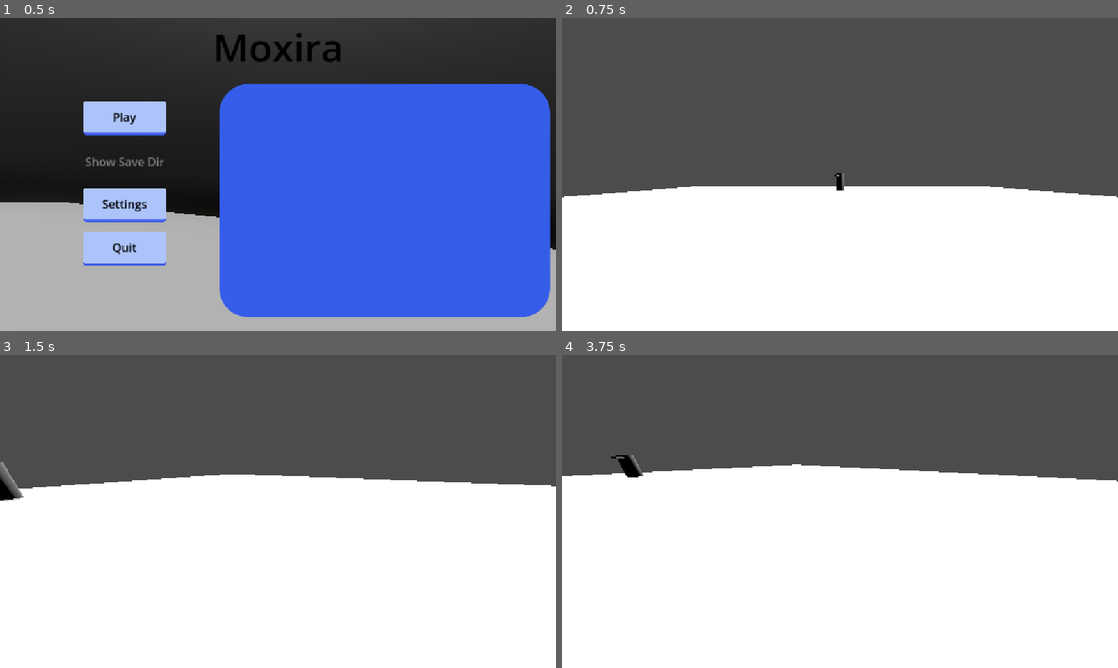
Above: before the commit, frames 1-4 (two rows, left to right).
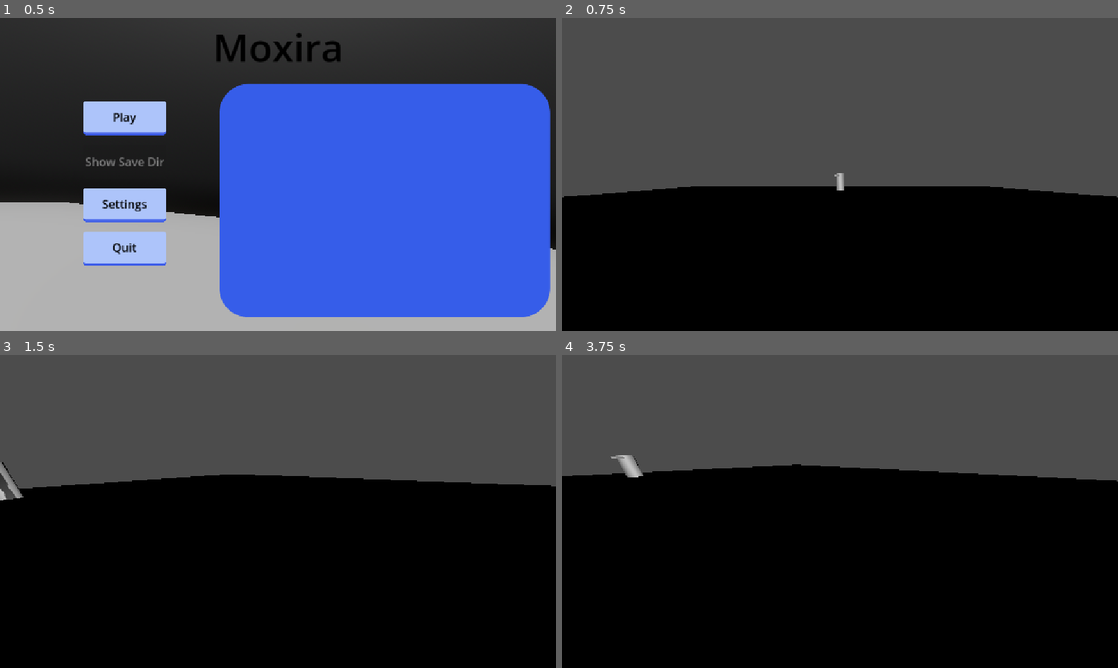
Above: after the commit, the same moments.

Repository: xi-self13/MoxiDev
Game: Godot game, scene res://UI/mainMenu.tscn
The game is run twice, just before and just after one commit, with the same random seed, the same clock (stepped at 60 frames per second) and the same inputs. Sound files missing from this copy of the repository are replaced by a short silence.
Inputs (mouse positions are in pixels of both pictures, inside the frame that each line leads up to):
- Up to frame 1 (0.5 s): no input
- Up to frame 2 (0.75 s): click "Play" at 0.5 s
- Up to frame 3 (1.5 s): tap Enter at 1.25 s; move the mouse to (305, 511) at 1.27 s; hold D (right) from 1.28 s (still down); hold Ctrl (crouch) from 1.28 s (still down)
- Up to frame 4 (3.75 s): tap Space (jump) at 1.52, 2.27 s; move the mouse to (812, 511) at 2.02 s; release D (right) at 2.03 s; release Ctrl (crouch) at 2.03 s; hold S (back) 2.03-2.78 s; tap W (fowards) at 2.1 s; move the mouse to (851, 505) at 2.77 s; hold Shift (sprint) 2.78-3.53 s; hold D (right) from 2.78 s (still down); move the mouse to (834, 517) at 3.52 s; tap F (temporary_controls.dev.flashlight) at 3.6 s

Frame 1 is identical in both runs. In frame 2, 45% of the frame differs, in the area x 0-100%, y 49-100%; in frame 3, 60%; in frame 4, 63%, in the area x 0-100%, y 32-100%.

Commit message:
Fixed stamina system and reworked time system with ticks just like in minecraft

Diff:
--- a/Globals/time.gd
+++ b/Globals/time.gd
@@ -3,56 +3,59 @@
 # note to Freewave, set this as a global as my editor (Xogot) cannot perform this action due to payment.
 # - XiLy
 @export_category("Sun Properties")
-@export var time_speed : int = 5000
-@export var sun_node : DirectionalLight3D
+@export var ticks_per_second: float = 60.0 ## 1 tick = 1 second in real life
 
-var current_time : float
-#func GetDirectionalLightNode():
-#	var tree = get_tree()
-#	return tree.current_scene.get_node(%Sun)
+var sun_node : DirectionalLight3D
 
-func time_set_forward(_forward_to_usec : int): pass
-	#var sun_node = GetDirectionalLightNode()
-#	sun_node.rotation += forward_to_usec
+var seconds : float
+var minutes : float
+var hours : int = 0 ##Change this to edit starting hour
 
-# i dont know right now, ill comeback here. - XiLy
-func time_get(): pass
-	#var sun_node = GetDirectionalLightNode()
-	#var sun_rot = int(sun_node.rotation)
-#
-signal timeout_delay
+func _ready() -> void:
+	if get_tree().current_scene == Node3D:
+		#Check if the current scene can be applied time
+		#this way time doesn't passes when we are in the main menu
+		for i in get_tree().current_scene.get_children():
+			if i is DirectionalLight3D:
+				sun_node = i
+
+func time_repeat(delta: float):
+	seconds += delta * ticks_per_second
+	if seconds >= 60.0:
+		seconds = 0
+		minutes += 1
+	if minutes >= 60:
+		minutes = 0
+		hours += 1
+	if hours >= 24:  #
+		hours = 0
+		minutes = 0
+		seconds = 0
+	update_sun_rotation()
+	return str(hours,":",minutes,":",seconds)
 
 
-func delay(sec : float):
-	var s = sec
-	while s != 0:
-		print("(time.gd L30): time" + str(s) )
-		s -= .1
-		if s <= 0:
-			timeout_delay.emit()
-			break
+func update_sun_rotation():
+	if not sun_node:
+		return
 
 
-func start_day_night(timespeed : float):
-	if not sun_node:
-		#printerr("No node set for sun... is you using it for timer instead?")
-		return "no... sun"
-	var m = 0.0
-	m += (timespeed + current_time)
-	sun_node.rotation += Vector3(1,7,2) / m * (timespeed * 2) / 10000.0
-	var v = 0
-	# TODO! Add a proper time conversion where it outputs time and other features.
-	return v
+	var total_hours = hours + (minutes / 60.0) + (seconds / 3600.0)
+
+	# 0 hours = midnight
+	# 6 hours = morning
+	# 12 hours = mid-day or smth idk english
+	# 18 hours = evening
+	# 24 hours = night
+
+	var sun_angle = (total_hours / 24.0) * 360.0
 
 
-@onready var g = $Label3D
+	sun_node.rotation_degrees.x = -(sun_angle - 90.0)
 
-func time_repeat(delta : float):
-	current_time += 3.0 * delta
-	if current_time == 24.0:
-		current_time -= 24.0
+
 
 
 func _process(delta: float) -> void:
-	var _r = start_day_night(1000)
-	var t = time_repeat(delta)
+	if sun_node:
+		var t = time_repeat(delta)
--- a/OtherScenes/sandbox.tscn
+++ b/OtherScenes/sandbox.tscn
@@ -1,25 +1,7 @@
-[gd_scene load_steps=11 format=3 uid="uid://gvoyffts6jn6"]
+[gd_scene load_steps=9 format=3 uid="uid://gvoyffts6jn6"]
 
 [ext_resource type="PackedScene" uid="uid://cso1gt3072mb5" path="res://Entities/Player/player.tscn" id="1_ymirs"]
-[ext_resource type="Script" uid="uid://2wostwiavm55" path="res://Globals/time.gd" id="3_341mu"]
 [ext_resource type="PackedScene" uid="uid://dt7ubr5hawi35" path="res://Entities/Zombies/Zombie1.tscn" id="4_uo8pk"]
-
-[sub_resource type="GDScript" id="GDScript_341mu"]
-resource_name = "Sun"
-script/source = "extends DirectionalLight3D
-
-# TODO! Remove this file and make an actual time system T_T
-
-# Called when the node enters the scene tree for the first time.
-func _ready() -> void:
-	pass # Replace with function body.
-
-
-# Called every frame. 'delta' is the elapsed time since the previous frame.
-func _process(delta: float) -> void: pass
-	#self.rotation += Vector3(3, 2, 4) / 5000
-
-"
 
 [sub_resource type="StandardMaterial3D" id="StandardMaterial3D_341mu"]
 metallic = 1.0
@@ -52,7 +34,6 @@
 [node name="WorldEnvironment" type="WorldEnvironment" parent="."]
 
 [node name="DirectionalLight3D" type="DirectionalLight3D" parent="."]
-transform = Transform3D(-0.680173, -0.101638, 0.379317, 0.350757, 0.183889, 0.678234, -0.176582, 0.756771, -0.113861, 0, 0, 0)
 light_energy = 0.915
 light_indirect_energy = 0.0
 light_volumetric_fog_energy = 0.0
@@ -70,7 +51,6 @@
 directional_shadow_fade_start = 0.61
 directional_shadow_max_distance = 11.3
 directional_shadow_pancake_size = 0.0
-script = SubResource("GDScript_341mu")
 
 [node name="StaticBody3D" type="StaticBody3D" parent="."]
 
@@ -100,10 +80,6 @@
 [node name="CollisionShape3D" type="CollisionShape3D" parent="RigidBody3D"]
 shape = SubResource("SphereShape3D_uo8pk")
 
-[node name="Time" type="Node" parent="." node_paths=PackedStringArray("sun_node")]
-script = ExtResource("3_341mu")
-sun_node = NodePath("../DirectionalLight3D")
-
 [node name="Zombie1" parent="." node_paths=PackedStringArray("target") instance=ExtResource("4_uo8pk")]
 transform = Transform3D(0.574991, 0, 0.81816, 0, 1, 0, -0.81816, 0, 0.574991, 0, 1.18112, -17.3707)
 target = NodePath("../Player")
--- a/project.godot
+++ b/project.godot
@@ -24,6 +24,7 @@
 [autoload]
 
 GameManager="*res://Globals/game_manager.gd"
+GlobalTime="*res://Globals/time.gd"
 
 [display]
 
